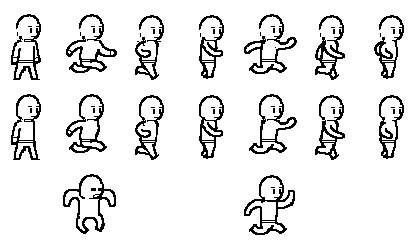
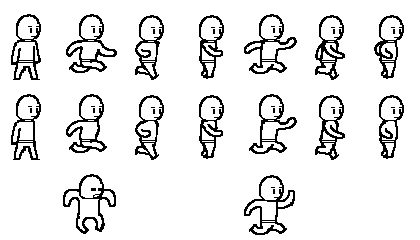
Layered file, before and after one edit (w=420, h=240). Changes by layer:
renamed "outlines" to "Layer 7", painted on it over (x1=13, y1=22, x2=395, y2=203)
